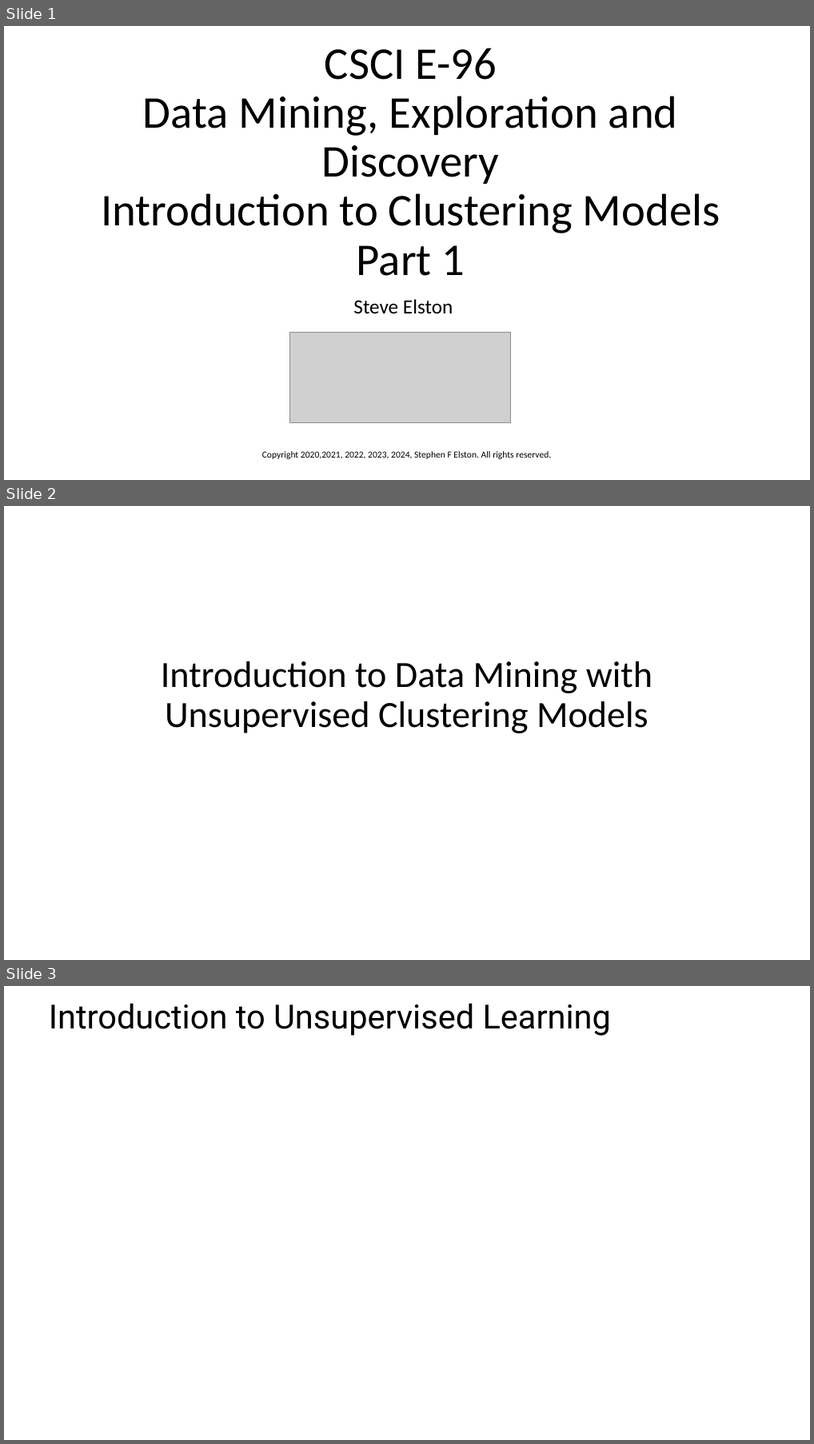
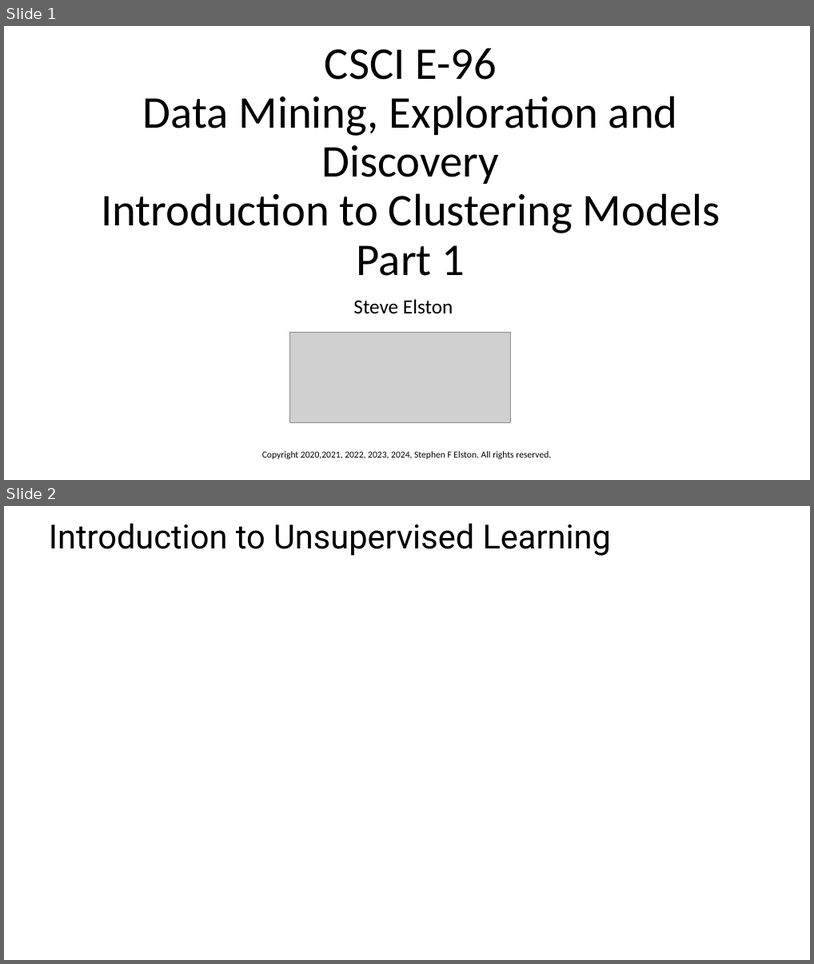
Before and after one commit to StephenElston/CSCI-E-108, a slide deck: slides/9_IntroductionToClustering_Part1.pptx. Shown one above the other, each under a label of ours: slides 1, 2 and 3 before the commit, slides 1 and 2 after it. The pictures are 814x1444 and 814x964 pixels, drawn with LibreOffice and Linux fonts; fonts in the diff are those of the drawing; grey boxes stand for pictures. Boxes give left, top, right and bottom in pixels: in the first picture for what was removed or moved away, otherwise in the second. Text is boxed around its words. In the diff, an @@ line names an element or a change of style, - is before the commit and + after.

```diff
--- a/slides/9_IntroductionToClustering_Part1.pptx
+++ b/slides/9_IntroductionToClustering_Part1.pptx
@@ slide 2 removed at [4, 506, 810, 960], background #FFFFFF @@
@@ title removed at [161, 661, 653, 733] @@
-Introduction to Data Mining with Unsupervised Clustering Models
@@ what was slide 3 is now slide 2 @@
```
